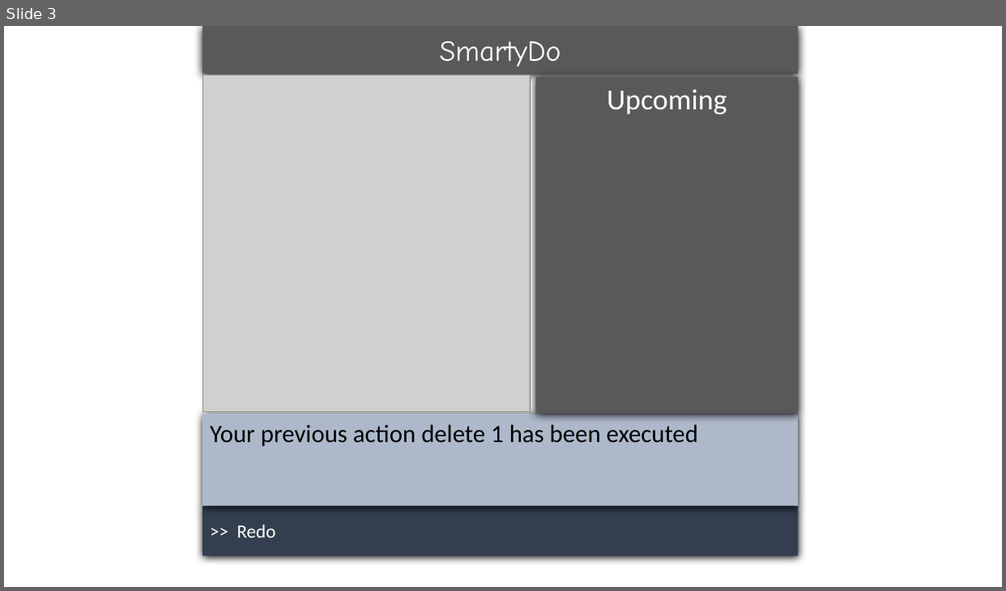
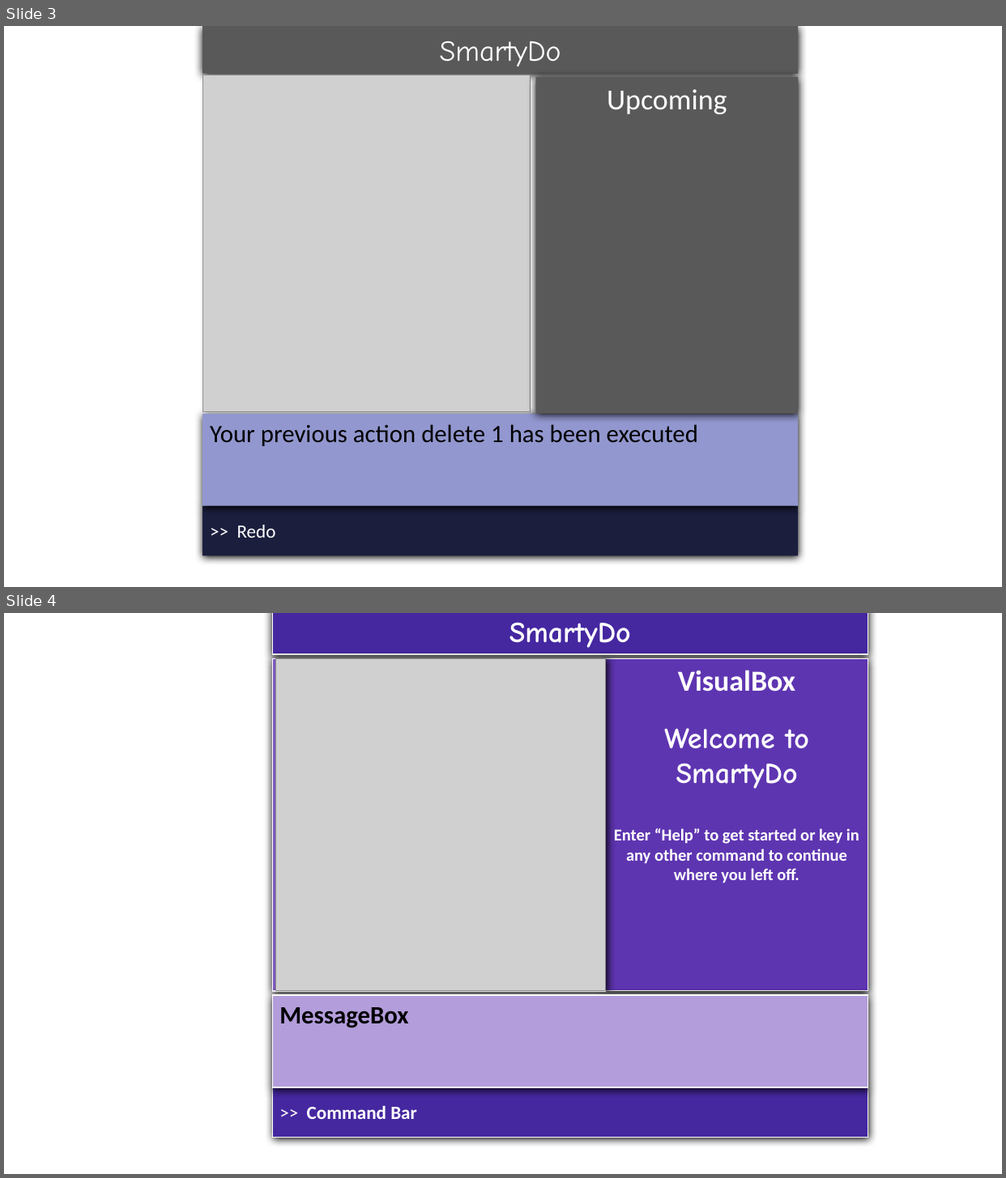
Before and after one commit to se-edu/addressbook-level4, a slide deck: docs/diagrams/UserGuide Drawings.pptx. Shown one above the other, each under a label of ours: slide 3 before the commit, slides 3 and 4 after it. The pictures are 1006x591 and 1006x1178 pixels, drawn with LibreOffice and Linux fonts; fonts in the diff are those of the drawing; grey boxes stand for pictures; background and template pictures are left out. Boxes give left, top, right and bottom in pixels: in the first picture for what was removed or moved away, otherwise in the second. Text is boxed around its words. In the diff, an @@ line names an element or a change of style, - is before the commit and + after.

Commit message:
1. Formated for CS2103 User Guide 1st Draft 2. Remove other TA's photos 3. Added new images

```diff
--- a/docs/diagrams/UserGuide Drawings.pptx
+++ b/docs/diagrams/UserGuide Drawings.pptx
@@ slide 4 added at [4, 613, 1002, 1174], background #FFFFFF @@
@@ group added at [272, 613, 868, 1138]: 5 rectangles, 1 picture @@
+SmartyDo
+VisualBox
+Welcome to SmartyDo
+Enter “Help” to get started or key in any other command to continue where you left off.
+>> Command Bar
+MessageBox
@@ slide 3 changed as well @@
@@ rectangle "Your previous action delete 1 ..." at [202, 414, 799, 506]: fill #ADB9CA to #9297CF @@
@@ rectangle ">> Redo" at [202, 506, 799, 556]: fill #333F50 to #1B1E3E @@
```
Also in this commit, not shown: 2 other slides changed, 7 other slides added, 13 other files.
